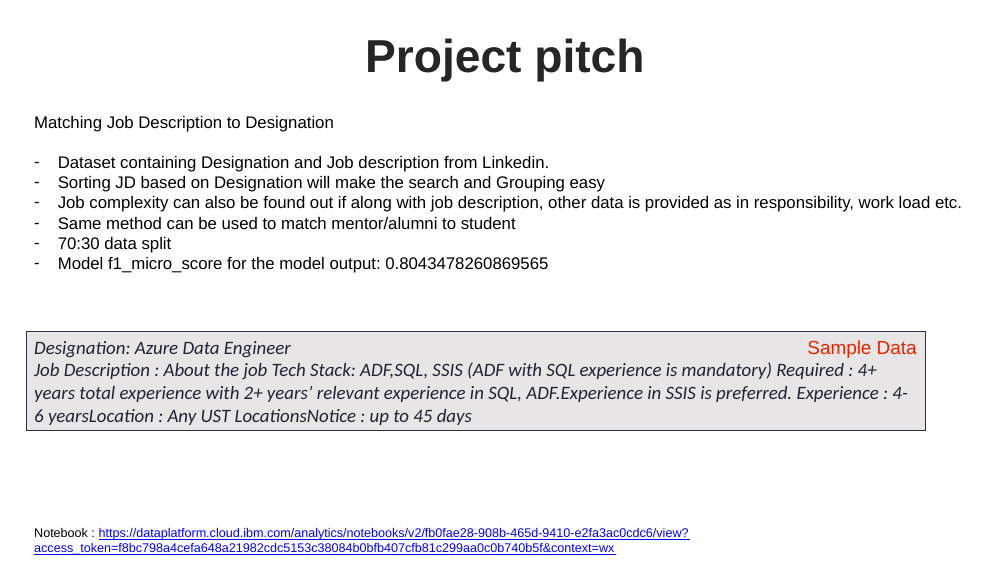
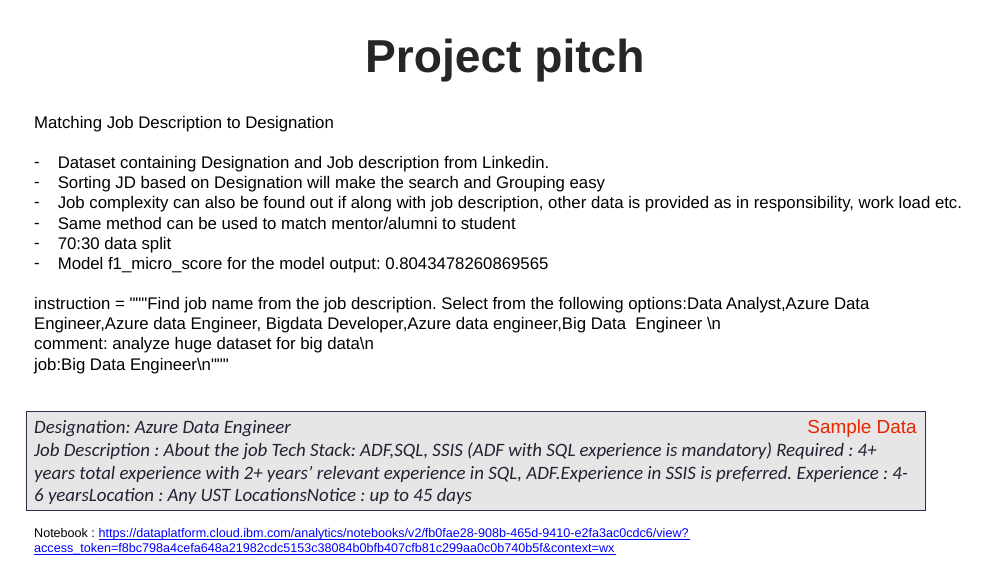
Before and after one commit to nextgencodes/watsonai, a slide deck: slide 1 of watsonx.pptx. Drawn at 1008x567 pixels with LibreOffice and Linux fonts; fonts in the diff are those of the drawing; background and template pictures are left out. Boxes give left, top, right and bottom in pixels: in the first picture for what was removed or moved away, otherwise in the second. Text is boxed around its words. In the diff, an @@ line names an element or a change of style, - is before the commit and + after.

```diff
--- a/watsonx.pptx
+++ b/watsonx.pptx
@@ text at [34, 297, 869, 374]: paragraphs added @@
+instruction = """Find job name from the job description. Select from the following options:Data Analyst,Azure Data Engineer,Azure data Engineer, Bigdata Developer,Azure data engineer,Big Data Engineer \n
+comment: analyze huge dataset for big data\n
+job:Big Data Engineer\n"""
@@ rectangle "Designation: Azure Data Engineer": place and size @@
-rectangle "Designation: Azure Data Engineer" at [26, 331, 926, 430]
+rectangle "Designation: Azure Data Engineer" at [26, 411, 926, 510]
@@ text "Sample Data": place and size @@
-text "Sample Data" at [807, 340, 917, 358]
+text "Sample Data" at [807, 419, 917, 437]
```
Also in this commit, not shown: 1 other slide changed.
